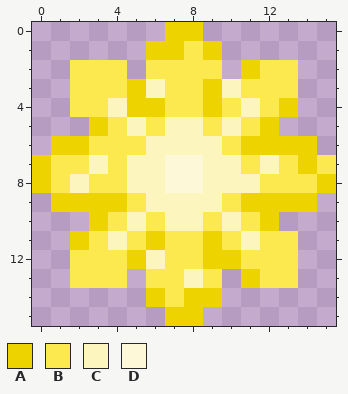
A pixel-art sprite gets an edit: data/pop_button.png. Above: the version before the commit.
The file is 16x16 pixels.
Palette (. is transparent): A #edd400  B #fce94f  C #fcf5be  D #fcf8d8
Pixels before, first column x 0:
 0 .......AA.......
 1 ......AABA......
 2 ..BBB.BBBB.ABB..
 3 ..BBBACBBACBBB..
 4 ..BBCAABBABCBA..
 5 ...ABCBCCBCBA...
 6 .AABBBCCCCBAAAA.
 7 ABBCBCCDDCCBCBAB
 8 ABCBBCCDDCCCBBBA
 9 .AAAABCCCCBAAAA.
10 ...ABCBCCBCBA...
11 ..ABCBABBABCBB..
12 ..BBBACBBAABBB..
13 ..BBB.BBCB.ABB..
14 ......ABAA......
15 .......AA.......
After:
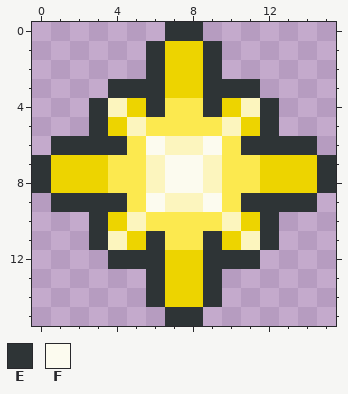
Colours new in this view: E #2e3436  F #fcfbef
Diff:
Changed rows in their new state; - is an unchanged pixel.
first column x 0:
 0 -------EE-------
 1 ------E-AE------
 2 --...-EAAE-...--
 3 --..EEEAAEEE..--
 4 --.E--E--EA-E.--
 5 ---EA--BB--AE---
 6 -EEEE-F--F-EEEE-
 7 EAAA-B-FF-B-AA-E
 8 EAAA-B-FF-BBAAAE
 9 -EEEE-F--F-EEEE-
10 ---EA--BB--AE---
11 --.E-AE--EA-E.--
12 --..EEEAAEEE..--
13 --...-EAAE-...--
14 ------EA-E------
15 -------EE-------
